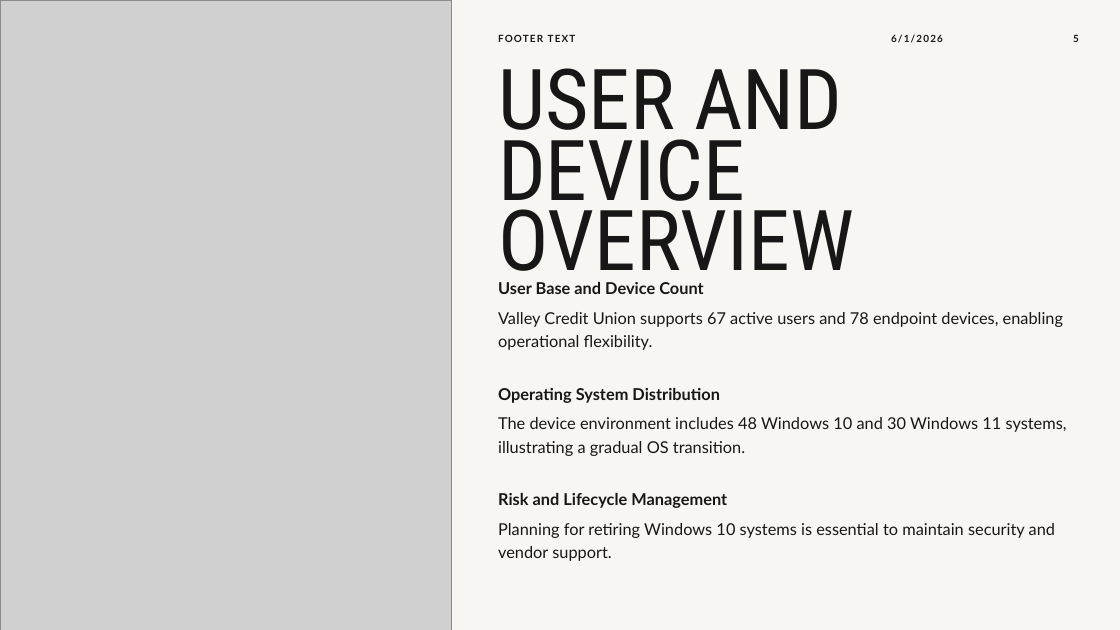
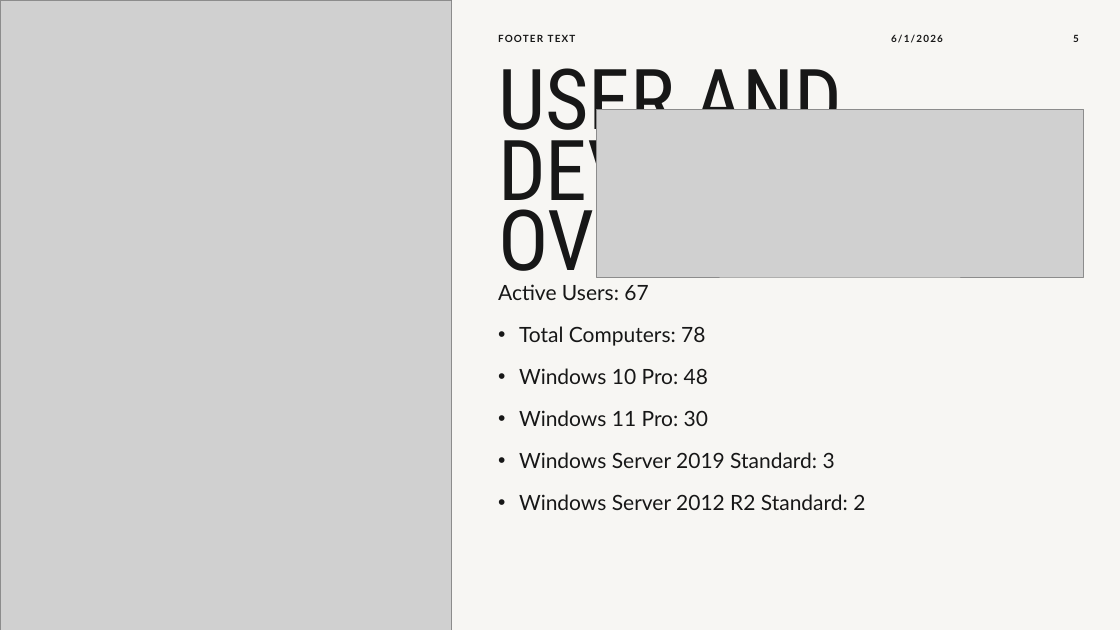
Before and after one commit to Anaxagorius/SIRE-poster, a slide deck: slide 5 of Valley_Credit_Union_Executive_IT_Dashboard_Q4_2024 (1).pptx. Drawn at 1120x630 pixels with LibreOffice and Linux fonts; fonts in the diff are those of the drawing; grey boxes stand for pictures. Boxes give left, top, right and bottom in pixels: in the first picture for what was removed or moved away, otherwise in the second. Text is boxed around its words. In the diff, an @@ line names an element or a change of style, - is before the commit and + after.

```diff
--- a/Valley_Credit_Union_Executive_IT_Dashboard_Q4_2024 (1).pptx
+++ b/Valley_Credit_Union_Executive_IT_Dashboard_Q4_2024 (1).pptx
@@ picture added at (x1=597, y1=109, x2=1084, y2=277) @@
@@ text at (x1=498, y1=284, x2=865, y2=510): text changed; size 14 to 18 pt @@
-User Base and Device Count
-  Valley Credit Union supports 67 active users and 78 endpoint devices, enabling operational flexibility.
-Operating System Distribution
-  The device environment includes 48 Windows 10 and 30 Windows 11 systems, illustrating a gradual OS transition.
-Risk and Lifecycle Management
-  Planning for retiring Windows 10 systems is essential to maintain security and vendor support.
+Active Users: 67
+• Total Computers: 78
+• Windows 10 Pro: 48
+• Windows 11 Pro: 30
+• Windows Server 2019 Standard: 3
+• Windows Server 2012 R2 Standard: 2
```
Also in this commit, not shown: 7 other slides changed.
